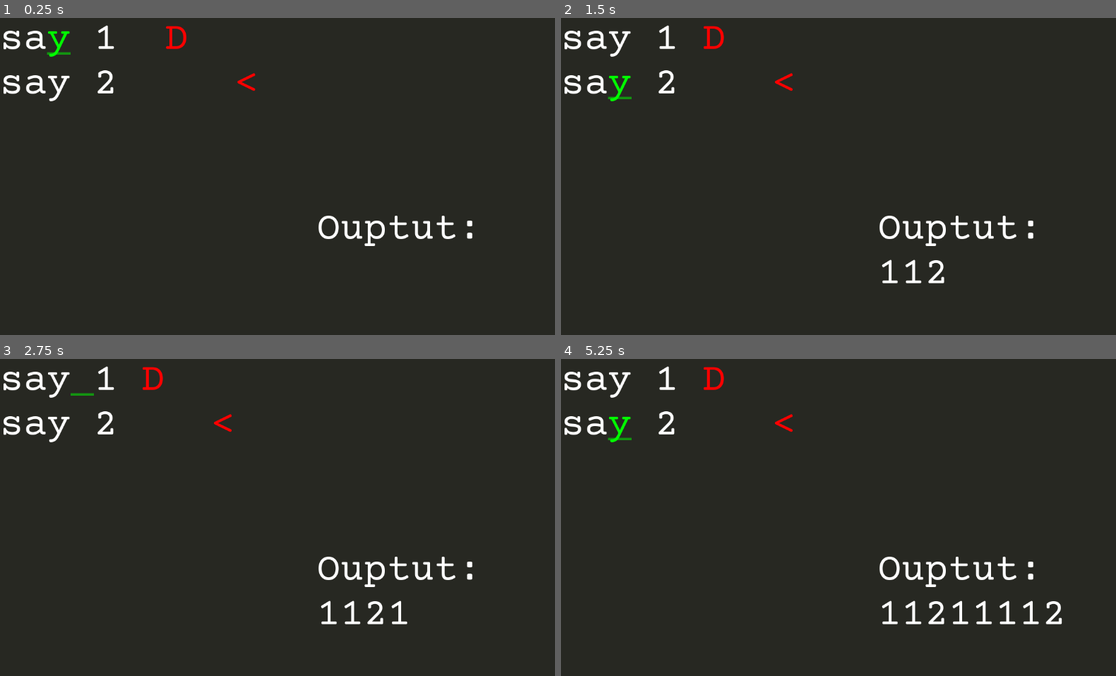
Above: before the commit, frames 1-4 (two rows, left to right).
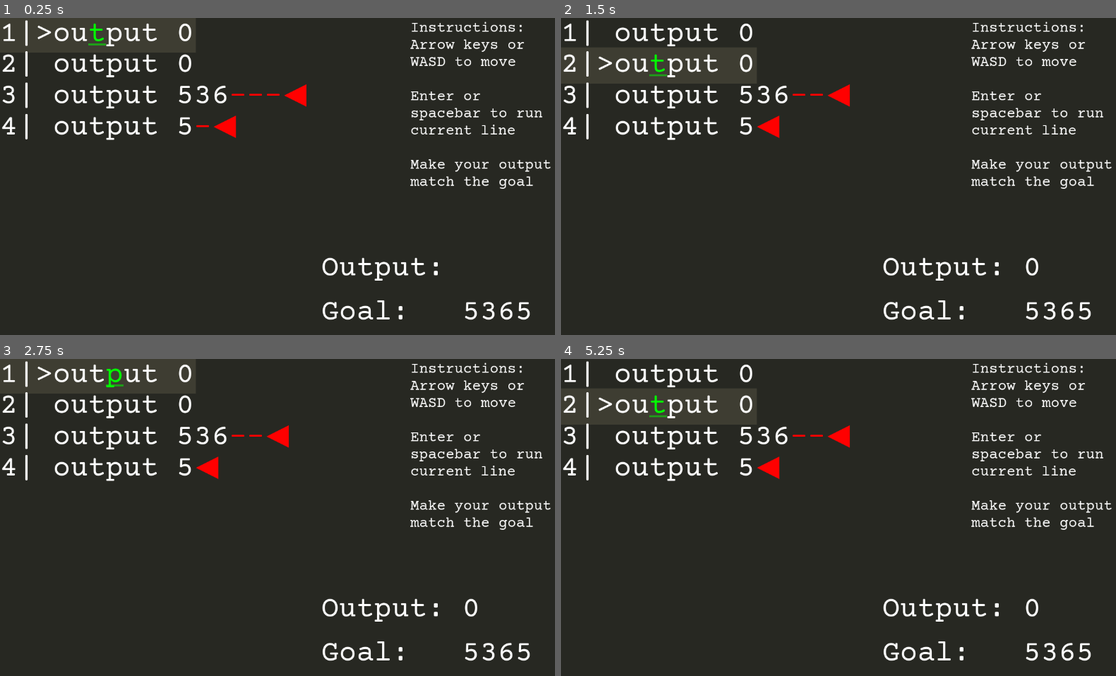
Above: after the commit, the same moments.

Repository: Goldenlion5648/YouAreTheCode
Game: Godot game, scene res://objects/main_scene.tscn
Two runs of this game, one before a commit and one after it. Both use one fixed random seed, a clock stepped at 60 frames per second and the inputs below.
Inputs (mouse positions are in pixels of both pictures, inside the frame that each line leads up to):
- Up to frame 1 (0.25 s): no input
- Up to frame 2 (1.5 s): tap Enter (enter_word) at 0.5, 0.6, 1.35 s; move the mouse to (710, 182) at 0.52 s; hold D (right) 0.53-1.28 s; click (710, 182) at 0.67 s; tap R (reset) at 1.25 s; move the mouse to (993, 274) at 1.27 s; hold S (down) from 1.28 s (still down); click (993, 274) at 1.42 s
- Up to frame 3 (2.75 s): tap R (reset) at 2 s; move the mouse to (338, 447) at 2.02 s; release S (down) at 2.03 s; hold D (right) from 2.03 s (still down); tap Enter (enter_word) at 2.1 s
- Up to frame 4 (5.25 s): tap R (reset) at 2.75, 3.5, 4.15, 5 s; move the mouse to (816, 580) at 2.77 s; release D (right) at 2.78 s; hold W (up) 2.78-3.53 s; tap Enter (enter_word) every 0.75 s from 2.85 to 5.1 s; click (816, 580) at 2.92 s; move the mouse to (1010, 565) at 3.52 s; hold Left (left) 3.53-5.03 s; move the mouse to (672, 469) at 4.27 s; move the mouse to (871, 517) at 5.02 s; hold S (down) from 5.03 s (still down); click (871, 517) at 5.17 s

The runs differ from the first frame. In frame 1, 7.0% of the frame differs, in the area x 0-100%, y 0-96%; in frame 2, 7.2%; in frame 3, 7.3%; in frame 4, 7.6%.

Commit message:
sounds added

Diff:
--- a/globals/globals.gd
+++ b/globals/globals.gd
@@ -10,36 +10,54 @@
 		formatted_output = get_formatted_text_to_show()
 
 func get_formatted_text_to_show():
-	return ("[code]Ouptut:\n" +
-				curret_output +
+	return ("[code]Output: " + curret_output +
 			"[/code]")
-
 
 
 var levels = [
 	"""
-say 1
-say 2
-exit
-say 3
+output 1
+output 2
+output 3
 """.strip_edges(),
 """
-say 5
-say 6
-exit
-say 7
+output 5
+output 7
+output 9
+output 6
+""".strip_edges(),
+"""
+output 0
+output 0
+output 536
+output 5
 """.strip_edges(),
 ]
 
+var level_goals = [
+	"123",
+	"967",
+	"5365",
+]
+
 var deleting_data = [
+	[],
 	[
-		"  D",
-		"     <"
+		"",
+		"",
+		"",
+		"----◀"
+	],
+	[
+		"",
+		"",
+		"---◀",
+		"-◀"
 	]
 ]
-var current_deleting_data = deleting_data[current_level]
-
+var current_deleting_data = deleting_data[current_level].duplicate(true)
 var current_level_data = levels[current_level]
+var current_level_goal = level_goals[current_level]
 
 var lines_to_remove_from = []
 ##returns spots that just got deleted
@@ -49,18 +67,25 @@
 #			deleting_data[current_level] = deleting_data[current_level].substr(1)
 #			if deleting_data[current_level].length() == 0:
 #				lines_to_remove_from.append(i)
+func add_code_tag_to_string(to_edit) -> String:
+	return ("[code]" + to_edit +"[/code]")
 
-var current_level: int = 0:
+
+var current_level: int = 2:
 	set(value):
 		current_level = value
 		current_level_data = levels[current_level]
-		current_deleting_data = deleting_data[current_level]
+		current_deleting_data = deleting_data[current_level].duplicate(true)
+		current_level_goal = level_goals[current_level]
 
 func get_current_level_data():
 	return levels[current_level]
 
 func _ready():
 	formatted_output = get_formatted_text_to_show()
+	current_level = current_level + 0
 
 func restart_current_level():
+	current_level = current_level + 0
+	curret_output = ""
 	get_tree().reload_current_scene()
--- /dev/null
+++ b/objects/goal_output.gd
@@ -0,0 +1,11 @@
+extends RichTextLabel
+
+
+# Called when the node enters the scene tree for the first time.
+func _ready():
+	self.text = Globals.add_code_tag_to_string("Goal:   " + Globals.current_level_goal)
+
+
+# Called every frame. 'delta' is the elapsed time since the previous frame.
+func _process(delta):
+	pass
--- /dev/null
+++ b/objects/goal_output.tscn
@@ -0,0 +1,15 @@
+[gd_scene load_steps=3 format=3 uid="uid://c861ilg07e3r7"]
+
+[ext_resource type="FontFile" uid="uid://dy36cl451ii0x" path="res://fonts/CourierPrime-Regular.ttf" id="1_xcq8r"]
+[ext_resource type="Script" path="res://objects/output_window.gd" id="2_0ousk"]
+
+[node name="output_window" type="RichTextLabel"]
+custom_minimum_size = Vector2(30, 0)
+offset_right = 1165.0
+offset_bottom = 671.0
+theme_override_fonts/mono_font = ExtResource("1_xcq8r")
+theme_override_font_sizes/normal_font_size = 100
+theme_override_font_sizes/mono_font_size = 80
+bbcode_enabled = true
+text = "[code]Output:[/code]"
+script = ExtResource("2_0ousk")
--- a/objects/interactable_code.gd
+++ b/objects/interactable_code.gd
@@ -4,6 +4,12 @@
 
 var player_current_line_number = 0
 var player_pos_in_line = 2
+
+var next_level_text = "submit"
+var output_word = "output"
+
+@onready var eat_letter_sound = $eatLetterSound
+@onready var print_sound = $printSound
 
 # Called when the node enters the scene tree for the first time.
 func _ready():
@@ -11,6 +17,11 @@
 	self.text_to_show = Globals.get_current_level_data()
 	print(zip_coming_characters(text_to_show))
 	self.text = get_formatted_text_to_show()
+	var a = [1, 2, 3]
+	var b = a.duplicate(true)
+	a.pop_back()
+	print(b)
+
 
 func get_player_overall_pos():
 	var player_overall_pos = 0
@@ -27,36 +38,62 @@
 
 func remove_space_from_deleting_data_beginning():
 	var text_to_show_lines = text_to_show.split("\n")
-	for i in range(Globals.deleting_data[Globals.current_level].size()):
-		if Globals.deleting_data[Globals.current_level][i].length() >= 1:
-			var deleted_character = Globals.deleting_data[Globals.current_level][0]
-			Globals.deleting_data[Globals.current_level][i] = Globals.deleting_data[Globals.current_level][i].substr(1)
-			if Globals.deleting_data[Globals.current_level][i].length() == 0:
+	for i in range(Globals.current_deleting_data.size()):
+		if Globals.current_deleting_data[i].length() >= 1:
+			var deleted_character = Globals.current_deleting_data[i][0] + ""
+			print("deleted character=", deleted_character)
+			Globals.current_deleting_data[i] = Globals.current_deleting_data[i].substr(1)
+			if Globals.current_deleting_data[i].length() == 0:
 				#TODO: check if the character was supposed to delete the single character (current) or whole line
 				text_to_show_lines[i] = text_to_show_lines[i].substr(0, text_to_show_lines[i].length() - 1)
+				eat_letter_sound.play()
+				Globals.current_deleting_data[i] = deleted_character
+	print(text_to_show_lines)
 	text_to_show = "\n".join(text_to_show_lines)
 
 
 func zip_coming_characters(string_to_edit: String) -> String:
-	var ret = ""
+	var ret = []
 	var lines = string_to_edit.split("\n")
-	for i in range(min(lines.size(), Globals.current_deleting_data.size())):
-		ret += lines[i] + "[color=red]" + Globals.current_deleting_data[i] + "[/color]" + "\n"
-	return ret
+	for i in range(lines.size()):
+		if i < Globals.current_deleting_data.size() and Globals.current_deleting_data[i] != "":
+			ret.append(lines[i] + "[color=red]" + Globals.current_deleting_data[i] + "[/color]")
+		else:
+			ret.append(lines[i])
+	return "\n".join(ret)
+
+func add_line_numbers(to_add_to: String) -> String:
+	var lines = to_add_to.split("\n")
+	for i in range(lines.size()):
+		if player_current_line_number == i:
+			lines[i] = "[bgcolor=#3e3d32]" + str(i + 1) + "|" + ">" + lines[i] + "[/bgcolor]"
+		else:
+			lines[i] = str(i + 1) + "|" + " " + lines[i]
+	return "\n".join(lines)
 
 func get_formatted_text_to_show():
 	var player_overall_pos = get_player_overall_pos()
 
+
+
 	var player_pos_showing = (text_to_show.substr(0, player_overall_pos) +
-				"[u][color=green]" + text_to_show.substr(player_overall_pos, 1) + "[/color][/u]" +
+				"[u][color=green]" + text_to_show.substr(player_overall_pos, 1) + "[/color][/u][font_size=1].[/font_size]" +
 				text_to_show.substr(player_overall_pos + 1))
 
+#	print("player_pos_showing\n", player_pos_showing)
+#	var lines_for_highlight = player_pos_showing.split("\n")
+#	lines_for_highlight[player_current_line_number] = "[u]" + lines_for_highlight[player_current_line_number] + "[/u]"
+
+
+#	var zipped = zip_coming_characters("\n".join(lines_for_highlight))
 	var zipped = zip_coming_characters(player_pos_showing)
-	var with_code_tag = add_code_tag_to_string(zipped)
+#	print("zipped\n", zipped)
+	var with_line_numbers = add_line_numbers(zipped)
+	var with_code_tag = Globals.add_code_tag_to_string(with_line_numbers)
+	print("with code tag\n", with_code_tag)
 	return with_code_tag
 
-func add_code_tag_to_string(to_edit) -> String:
-	return ("[code]" + to_edit +"[/code]")
+
 
 # Called every frame. 'delta' is the elapsed time since the previous frame.
 func _process(delta):
@@ -102,28 +139,33 @@
 	if right_space == -1:
 		right_space = text_to_show.length()
 
-
 	print("left space is ", left_space)
 	print("right space is ", right_space)
 	var word_on_cursor = text_to_show.substr(left_space, right_space - left_space)
 	return word_on_cursor
 
-func check_level_advance():
-	var word_on_cursor = get_word_on_cursor()
-	print("word on cursor is ", word_on_cursor)
-	if word_on_cursor.strip_edges() == "exit":
+func advance_level():
+	if Globals.curret_output == Globals.current_level_goal:
 		print("level complete!")
 		Globals.current_level += 1
 		Globals.restart_current_level()
 
+func check_level_advance():
+#	var word_on_cursor = get_word_on_cursor()
+#	print("word on cursor is ", word_on_cursor)
+#	if word_on_cursor.strip_edges() == next_level_text:
+#		advance_level()
+	pass
+
 
 
 func run_current_line():
 	var current_line_text = text_to_show.split("\n")[player_current_line_number]
-	if current_line_text.begins_with("say"):
+	if current_line_text.begins_with(output_word):
 		var words_on_line = current_line_text.split(" ")
 		if words_on_line.size() > 1:
 			Globals.curret_output += words_on_line[1]
+			print_sound.play()
 
 func show_backspace_coming():
 	var test_string = """hi
@@ -140,8 +182,9 @@
 	var moved = false
 	if Input.is_action_just_pressed("enter_word"):
 		print("checking")
+		run_current_line()
+		advance_level()
 #		check_level_advance()
-		run_current_line()
 	if Input.is_action_just_pressed("reset"):
 		Globals.restart_current_level()
 	if Input.is_action_just_pressed("down"):
@@ -162,14 +205,23 @@
 	if moved:
 		adjust_for_edge_cases()
 		update_text_display()
+		move_deleting_characters()
+		adjust_for_edge_cases()
+		update_text_display()
 		print("word on cursor is ", get_word_on_cursor())
 
 func _on_delete_from_end_timer_timeout():
 #	text_to_show = text_to_show.substr(0, text_to_show.length() - 1)
-	update_text_display()
-	$deleteFromEndTimer.start()
-
-func _on_move_in_deleting_characters_timeout():
+#	update_text_display()
+#	$deleteFromEndTimer.start()
+	pass
+
+func move_deleting_characters():
 	remove_space_from_deleting_data_beginning()
+
 	update_text_display()
 	$moveInDeletingCharacters.start()
+
+func _on_move_in_deleting_characters_timeout():
+	pass
+#	move_deleting_characters()
--- a/objects/interactable_code.tscn
+++ b/objects/interactable_code.tscn
@@ -1,7 +1,9 @@
-[gd_scene load_steps=3 format=3 uid="uid://c5b7r4rek08no"]
+[gd_scene load_steps=5 format=3 uid="uid://c5b7r4rek08no"]
 
 [ext_resource type="Script" path="res://objects/interactable_code.gd" id="1_d658i"]
 [ext_resource type="FontFile" uid="uid://dy36cl451ii0x" path="res://fonts/CourierPrime-Regular.ttf" id="1_ywqvi"]
+[ext_resource type="AudioStream" uid="uid://ddrneqtcy7rvh" path="res://sounds/keypress.wav" id="3_7smto"]
+[ext_resource type="AudioStream" uid="uid://d4mm45tjgu4v" path="res://sounds/printSound.wav" id="4_n66mq"]
 
 [node name="interactable_code" type="RichTextLabel"]
 custom_minimum_size = Vector2(30, 0)
@@ -9,7 +11,7 @@
 offset_bottom = 671.0
 theme_override_fonts/mono_font = ExtResource("1_ywqvi")
 theme_override_font_sizes/normal_font_size = 100
-theme_override_font_sizes/mono_font_size = 80
+theme_override_font_sizes/mono_font_size = 66
 bbcode_enabled = true
 text = "[code]hi there,  my name is
 
@@ -25,5 +27,13 @@
 [node name="moveInDeletingCharacters" type="Timer" parent="."]
 autostart = true
 
+[node name="eatLetterSound" type="AudioStreamPlayer2D" parent="."]
+stream = ExtResource("3_7smto")
+volume_db = 5.621
+
+[node name="printSound" type="AudioStreamPlayer2D" parent="."]
+stream = ExtResource("4_n66mq")
+volume_db = 19.279
+
 [connection signal="timeout" from="deleteFromEndTimer" to="." method="_on_delete_from_end_timer_timeout"]
 [connection signal="timeout" from="moveInDeletingCharacters" to="." method="_on_move_in_deleting_characters_timeout"]
--- a/objects/main_scene.tscn
+++ b/objects/main_scene.tscn
@@ -1,16 +1,62 @@
-[gd_scene load_steps=3 format=3 uid="uid://iyhi1gcl40iy"]
+[gd_scene load_steps=5 format=3 uid="uid://iyhi1gcl40iy"]
 
 [ext_resource type="PackedScene" uid="uid://c5b7r4rek08no" path="res://objects/interactable_code.tscn" id="1_me5ax"]
 [ext_resource type="PackedScene" uid="uid://dfkfrspqsl8ps" path="res://objects/output_window.tscn" id="2_3ycww"]
+[ext_resource type="PackedScene" uid="uid://c861ilg07e3r7" path="res://objects/goal_output.tscn" id="3_dx4wd"]
+[ext_resource type="Script" path="res://objects/goal_output.gd" id="4_jqebl"]
 
 [node name="MainScene" type="Node2D"]
 
 [node name="interactable_code" parent="." instance=ExtResource("1_me5ax")]
-offset_right = 623.0
+offset_right = 837.0
+theme_override_constants/line_separation = -5
+theme_override_font_sizes/mono_font_size = 60
+text = "[code]say
+say
+exit
+say 3
+[/code]"
 
-[node name="output_window" parent="." instance=ExtResource("2_3ycww")]
-offset_left = 647.0
-offset_top = 388.0
-offset_right = 1125.0
-offset_bottom = 664.0
-text = "[code]Output[/code]"
+[node name="instructions" parent="." instance=ExtResource("3_dx4wd")]
+offset_left = 838.0
+offset_top = 4.0
+offset_right = 1154.0
+offset_bottom = 394.0
+theme_override_font_sizes/mono_font_size = 30
+text = "[code]Instructions:
+Arrow keys or WASD to move
+
+Enter or spacebar to run current line
+
+Make your output match the goal
+[/code]"
+script = null
+
+[node name="BoxContainer" type="BoxContainer" parent="."]
+layout_direction = 1
+offset_right = 1204.0
+offset_bottom = 342.0
+
+[node name="VBoxContainer" type="VBoxContainer" parent="."]
+offset_left = 656.0
+offset_top = 479.0
+offset_right = 1156.0
+offset_bottom = 649.0
+theme_override_constants/separation = 10
+
+[node name="output_window" parent="VBoxContainer" instance=ExtResource("2_3ycww")]
+custom_minimum_size = Vector2(400, 80)
+layout_mode = 2
+theme_override_font_sizes/mono_font_size = 60
+fit_content = true
+
+[node name="goal_window" parent="VBoxContainer" instance=ExtResource("3_dx4wd")]
+custom_minimum_size = Vector2(400, 80)
+layout_direction = 2
+layout_mode = 2
+theme_override_font_sizes/normal_font_size = 60
+theme_override_font_sizes/mono_font_size = 60
+text = "[code]Goal:[/code]"
+autowrap_mode = 0
+tab_size = 1
+script = ExtResource("4_jqebl")
--- a/objects/output_window.gd
+++ b/objects/output_window.gd
@@ -1,5 +1,8 @@
 extends RichTextLabel
 
 
+func _ready():
+	self.text = Globals.formatted_output
+
 func _process(delta):
 	self.text = Globals.formatted_output
--- a/objects/output_window.tscn
+++ b/objects/output_window.tscn
@@ -11,7 +11,5 @@
 theme_override_font_sizes/normal_font_size = 100
 theme_override_font_sizes/mono_font_size = 80
 bbcode_enabled = true
-text = "[code]Output[/code]
-
-here"
+text = "[code]Output:[/code]"
 script = ExtResource("2_kr8an")
--- a/project.godot
+++ b/project.godot
@@ -52,6 +52,7 @@
 enter_word={
 "deadzone": 0.5,
 "events": [Object(InputEventKey,"resource_local_to_scene":false,"resource_name":"","device":-1,"window_id":0,"alt_press …(182 unchanged characters)…
+, Object(InputEventKey,"resource_local_to_scene":false,"resource_name":"","device":-1,"window_id":0,"alt_pressed":false,"shift_pressed":false,"ctrl_pressed":false,"meta_pressed":false,"pressed":false,"keycode":0,"physical_keycode":32,"key_label":0,"unicode":32,"echo":false,"script":null)
 ]
 }
 reset={
Not shown, added: sounds/keypress.wav.import
Not shown, added: sounds/printSound.wav.import
Not shown, added: sounds/keypress.wav
Not shown, added: sounds/printSound.wav
